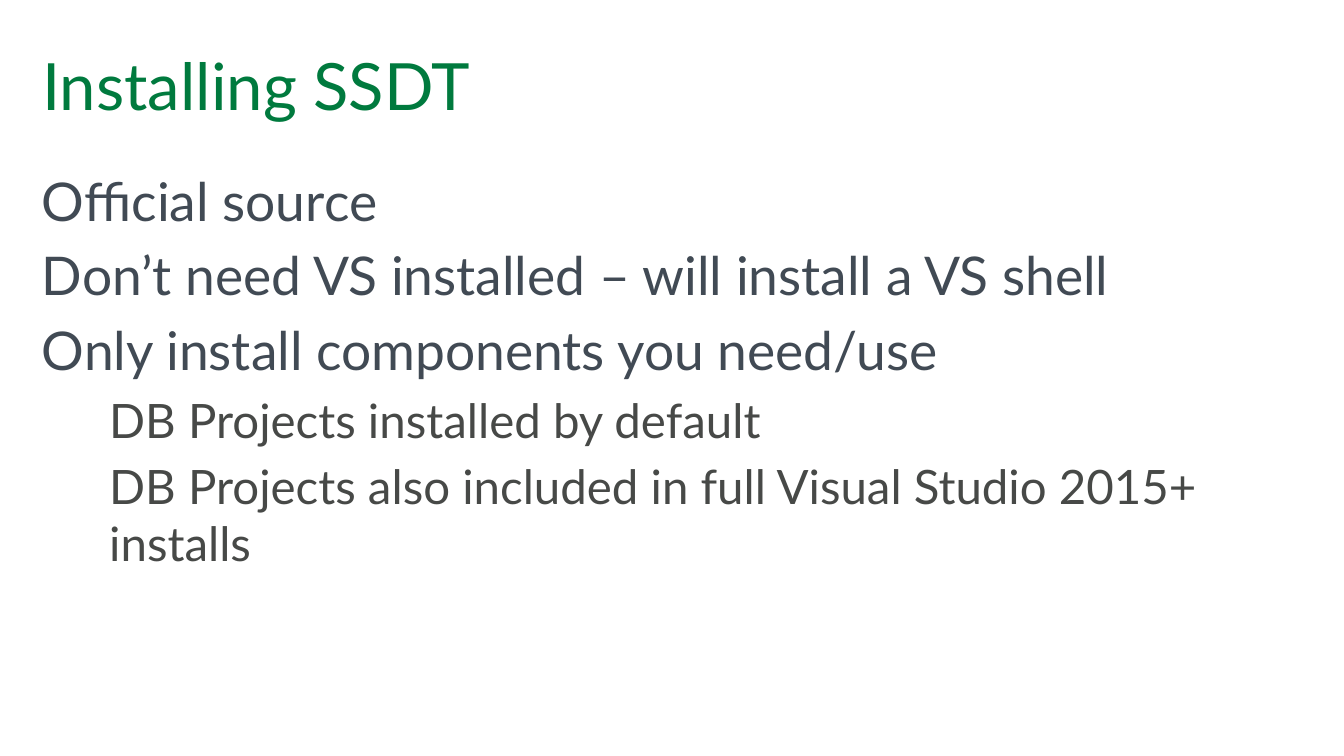
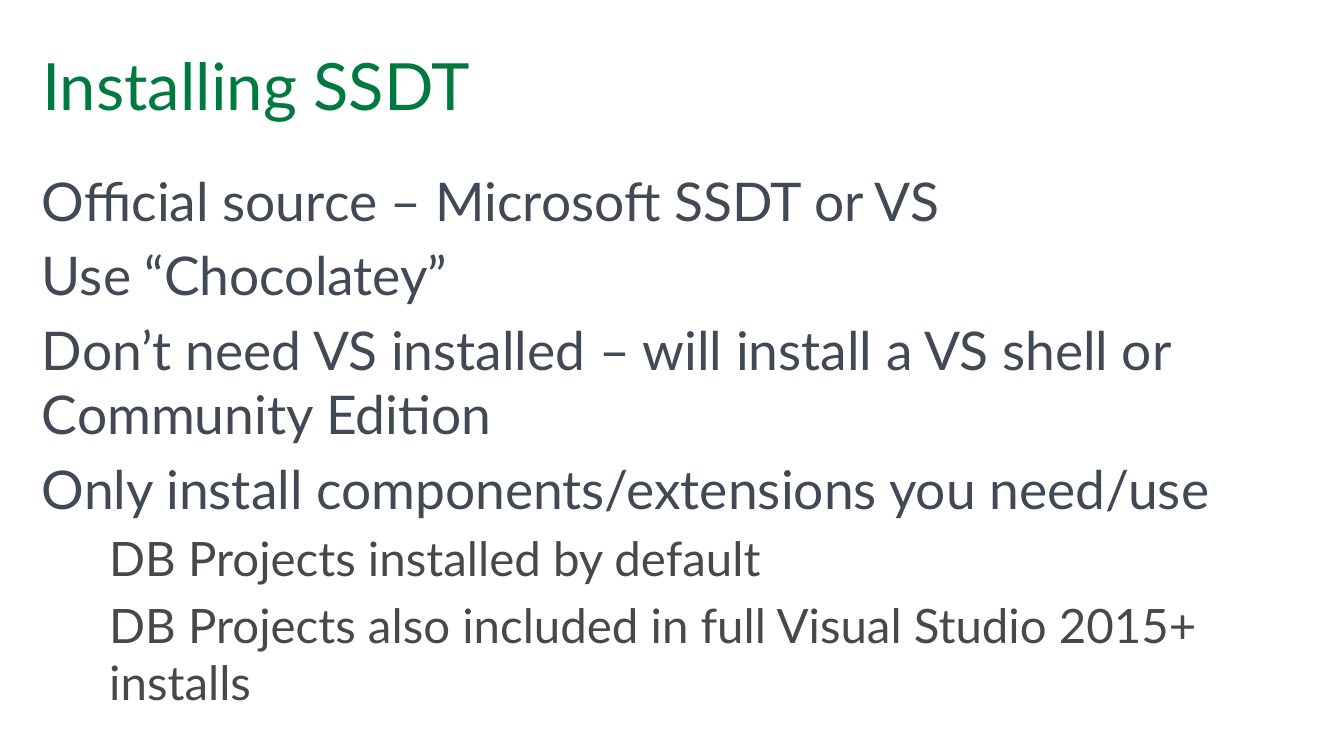
Before and after one commit to paschott/SSDT_101, a slide deck: slide 4 of Getting Your DB Schema Under Control With SSDT.pptx (slide 3 before the commit). Drawn at 1344x756 pixels with LibreOffice and Linux fonts; fonts in the diff are those of the drawing; background and template pictures are left out. Boxes give left, top, right and bottom in pixels: in the first picture for what was removed or moved away, otherwise in the second. Text is boxed around its words. In the diff, an @@ line names an element or a change of style, - is before the commit and + after.

```diff
--- a/Getting Your DB Schema Under Control With SSDT.pptx
+++ b/Getting Your DB Schema Under Control With SSDT.pptx
@@ text at [42,181,1210,518]: text changed @@
-Official source
-Don’t need VS installed – will install a VS shell
-Only install components you need/use
+Official source – Microsoft SSDT or VS
+Use “Chocolatey”
+Don’t need VS installed – will install a VS shell or Community Edition
+Only install components/extensions you need/use
```
Also in this commit, not shown: 11 other slides changed, 3 slides added, 6 other files.
